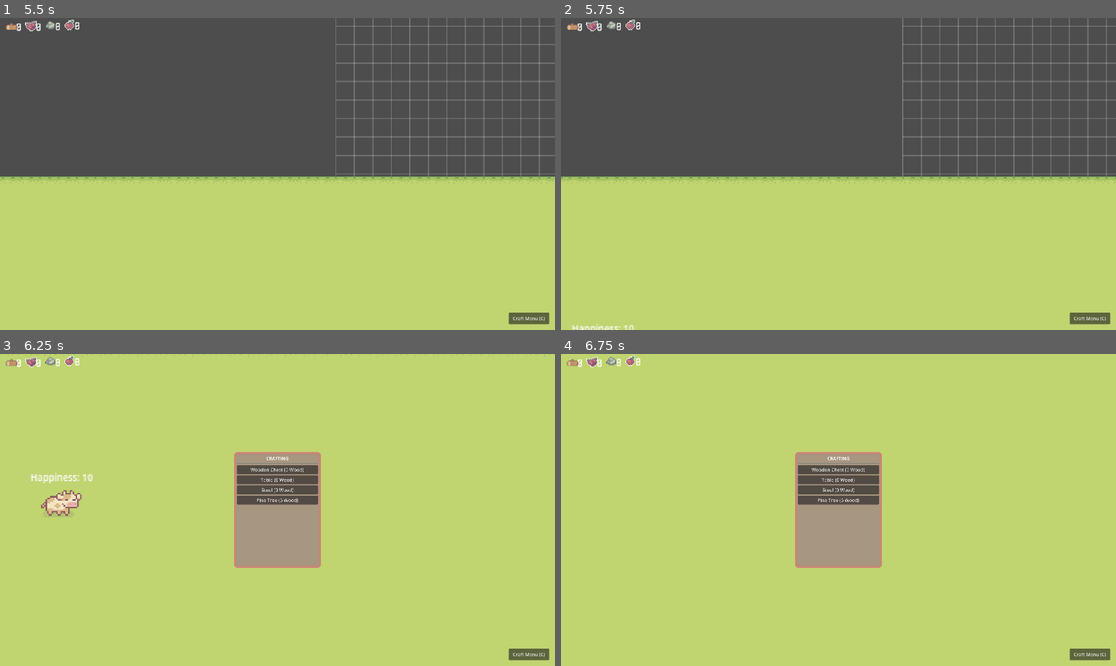
Above: before the commit, frames 1-4 (two rows, left to right).
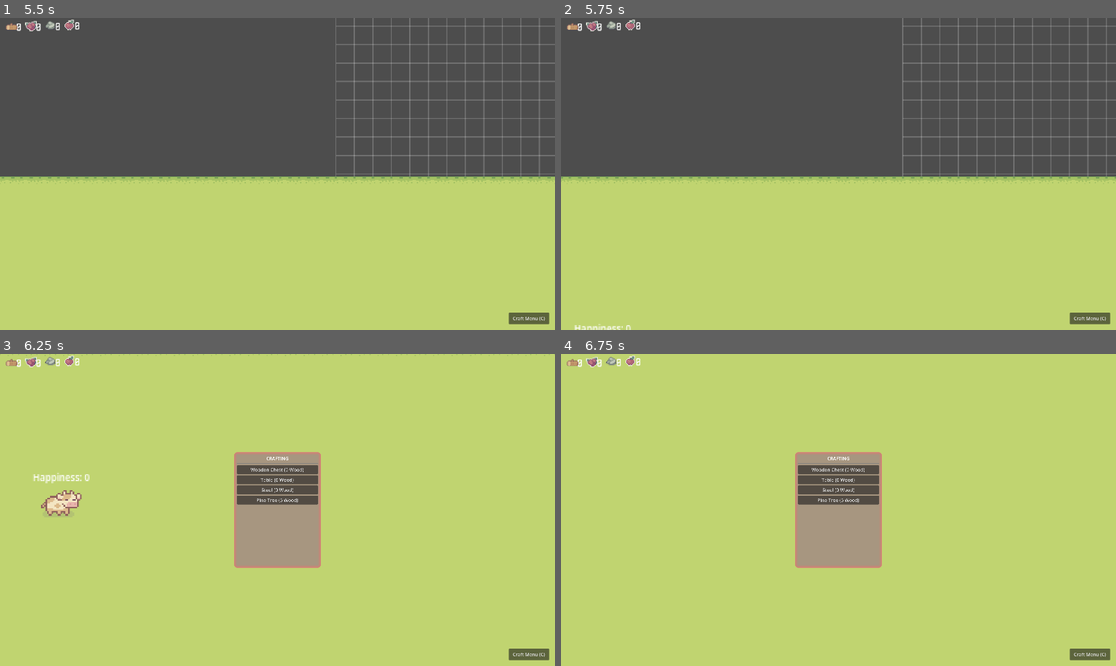
Above: after the commit, the same moments.

Repository: Cibelette/idydlle-New
Game: Godot game, scene res://Scenes/game.tscn
Same seed, same stepped clock (60 frames per second), same inputs: the game is played once before the commit and once after it.
Inputs (mouse positions are in pixels of both pictures, inside the frame that each line leads up to):
- Up to frame 1 (5.5 s): tap Enter at 0.5 s; move the mouse to (399, 158) at 0.52 s; hold D (move_right) 0.53-1.25 s; hold C (toggle_crafting) 0.53-1.25 s; click (399, 158) at 0.67 s; drag from (166, 189) to (249, 236) at 1.27 s; click "Wooden Chest (0 Wood)" at 2 s; move the mouse to (333, 105) at 2.77 s; hold D (move_right) 2.78-3.5 s; tap Mouse wheel down (zoom_out) at 2.85 s; drag from (249, 236) to (111, 127) at 3.52 s; move the mouse to (444, 220) at 4.27 s; hold A (move_left) 4.28-5 s; tap Mouse wheel up (zoom_in) at 4.35 s; drag from (111, 127) to (194, 96) at 5.02 s
- Up to frame 2 (5.75 s): no input
- Up to frame 3 (6.25 s): move the mouse to (305, 510) at 5.77 s; hold S (move_down) from 5.78 s (still down); hold C (toggle_crafting) from 5.78 s (still down); click (305, 510) at 5.92 s
- Up to frame 4 (6.75 s): release S (move_down) at 6.5 s; release C (toggle_crafting) at 6.5 s; drag from (755, 432) to (727, 525) at 6.52 s

Frame 1 is identical in both runs. In frame 2, 0.1% of the frame differs, in the area x 2-14%, y 97-100%; in frame 3, 0.2%, in the area x 5-17%, y 38-42%; in frame 4, nothing differs.

Commit message:
Dynamic Creature System Implemented

Diff:
--- a/Ressources/Creatures/Chicken.tres
+++ b/Ressources/Creatures/Chicken.tres
@@ -1,10 +1,34 @@
 [gd_resource type="Resource" script_class="CreatureData" format=3 uid="uid://dil8w8qd3k0fv"]
 
 [ext_resource type="Script" uid="uid://bmqoq12meetm6" path="res://Scripts/CreatureData.gd" id="1_script"]
+[ext_resource type="Texture2D" uid="uid://b03wkjons1jby" path="res://Assets/Characters/Free Chicken Sprites.png" id="2_wdshj"]
+
+[sub_resource type="AtlasTexture" id="AtlasTexture_f45oe"]
+atlas = ExtResource("2_wdshj")
+region = Rect2(0, 0, 16, 16)
+
+[sub_resource type="AtlasTexture" id="AtlasTexture_8jcbe"]
+atlas = ExtResource("2_wdshj")
+region = Rect2(16, 0, 16, 16)
+
+[sub_resource type="SpriteFrames" id="SpriteFrames_q00kg"]
+animations = [{
+"frames": [{
+"duration": 1.0,
+"texture": SubResource("AtlasTexture_f45oe")
+}, {
+"duration": 1.0,
+"texture": SubResource("AtlasTexture_8jcbe")
+}],
+"loop": true,
+"name": &"default",
+"speed": 5.0
+}]
 
 [resource]
 script = ExtResource("1_script")
 species_name = "Chicken"
+sprite_frames = SubResource("SpriteFrames_q00kg")
 produce_amount = 20
 resource_type = "Berry"
 sound_text = "Cluck!"
--- /dev/null
+++ b/Ressources/Habitats/HabitatStool.tres
@@ -0,0 +1,14 @@
+[gd_resource type="Resource" script_class="HabitatData" format=3 uid="uid://ciux1oxun18gv"]
+
+[ext_resource type="Script" uid="uid://bkuhhp5f81uqc" path="res://Scripts/HabitatData.gd" id="1_ijabl"]
+[ext_resource type="Resource" uid="uid://dil8w8qd3k0fv" path="res://Ressources/Creatures/Chicken.tres" id="1_ki07t"]
+[ext_resource type="PackedScene" uid="uid://02fm25c7lmj4" path="res://Scenes/Creature.tscn" id="2_jur3e"]
+
+[resource]
+script = ExtResource("1_ijabl")
+recipe = {
+"Stool": 1
+}
+creature_scene = ExtResource("2_jur3e")
+creature_data = ExtResource("1_ki07t")
+metadata/_custom_type_script = "uid://bkuhhp5f81uqc"
--- a/Scripts/Creature.gd
+++ b/Scripts/Creature.gd
@@ -12,7 +12,8 @@
 
 @onready var nav_agent: NavigationAgent2D = $NavigationAgent2D
 @onready var production_timer: Timer = $Timer # On réutilise le timer existant dans la scène
-@onready var happiness_label: Label = get_node_or_null("HappinessLabel")
+@onready var happiness_label: Label = get_node_or_null("Happiness/Label")
+@onready var sprite: AnimatedSprite2D = $AnimatedSprite2D
 
 func _process(delta):
 	if is_moving:
@@ -34,18 +35,31 @@
 	is_moving = true
 
 func _ready():
-	# Configuration de la production basée sur les données de la ressource
-	if production_timer and data:
-		production_timer.wait_time = data.produce_time
-		production_timer.start()
-
-	update_happiness_display()
+	_apply_data()
 
 	await get_tree().process_frame
 	await get_tree().process_frame
 
 	if habitat:
 		print("[Creature] Habitat trouvé : ", habitat.global_position)
+
+func _apply_data():
+	if not data: return
+
+	# Visuals
+	if sprite and data.sprite_frames:
+		sprite.sprite_frames = data.sprite_frames
+		sprite.play("default") # Ensure it starts playing
+
+	# Update scale
+	scale = Vector2(data.scale, data.scale)
+
+	# Configuration de la production basée sur les données de la ressource
+	if production_timer:
+		production_timer.wait_time = data.produce_time
+		production_timer.start()
+
+	update_happiness_display()
 
 func update_happiness_display():
 	if data:
@@ -70,10 +84,7 @@
 ## Allows you to inject custom data at runtime (e.g. for evolutions)
 func set_creature_data(new_data: CreatureData):
 	data = new_data
-	if production_timer:
-		production_timer.wait_time = data.produce_time
-		production_timer.start()
-	update_happiness_display()
+	_apply_data()
 
 
 
--- a/Scripts/CreatureData.gd
+++ b/Scripts/CreatureData.gd
@@ -4,6 +4,8 @@
 
 @export var species_name: String = "New Creature"
 @export var icon: Texture2D # For the cute art
+@export var sprite_frames: SpriteFrames # Visual animations
+@export var scale: float = 1.0 # Size of the creature
 @export var produce_amount: int = 1
 @export var produce_time: float = 10.0 # How many seconds it takes to work
 @export var resource_type: String = "Wood" # Wood, Stone, etc.
--- a/Scripts/CreatureManager.gd
+++ b/Scripts/CreatureManager.gd
@@ -3,6 +3,8 @@
 # Reference to the world node where creatures should be added
 var world_node: Node2D
 var all_creatures: Array[Creature] = []
+
+var base_creature_scene = preload("res://Scenes/Creature.tscn")
 
 ## Spawns a creature for a specific habitat
 func spawn_creature_for_habitat(habitat: Habitat) -> Creature:
@@ -10,11 +12,18 @@
 		print("[CreatureManager] Error: world_node is not valid. Register it in Game.gd.")
 		return null
 
-	if not habitat.data or not habitat.data.creature_scene:
-		print("[CreatureManager] Warning: No creature_scene assigned to habitat '", habitat.name, "'.")
+	var creature: Creature
+
+	if habitat.data.creature_data:
+		# Dynamic spawning using single scene
+		creature = base_creature_scene.instantiate()
+		creature.data = habitat.data.creature_data
+	elif habitat.data.creature_scene:
+		# Legacy spawning using specific scenes
+		creature = habitat.data.creature_scene.instantiate()
+	else:
+		print("[CreatureManager] Warning: No creature_data or creature_scene assigned to habitat '", habitat.name, "'.")
 		return null
-
-	var creature = habitat.data.creature_scene.instantiate()
 
 	# Position the creature near the habitat center
 	var spawn_pos = habitat.global_position + Vector2(
--- a/Scripts/HabitatData.gd
+++ b/Scripts/HabitatData.gd
@@ -3,7 +3,8 @@
 
 @export var habitat_name: String = "New Habitat"
 @export var recipe: Dictionary = {} # Example: {"Table": 1, "Stool": 1}
-@export var creature_scene: PackedScene # The creature to spawn
+@export var creature_scene: PackedScene # (Optional) Legacy scene path
+@export var creature_data: CreatureData # The data to inject into generic scene
 @export var max_creatures: int = 1
 @export var spawn_cooldown: float = 5.0
 @export var detection_radius: float = 48.0 # How close items must be to form habitat
